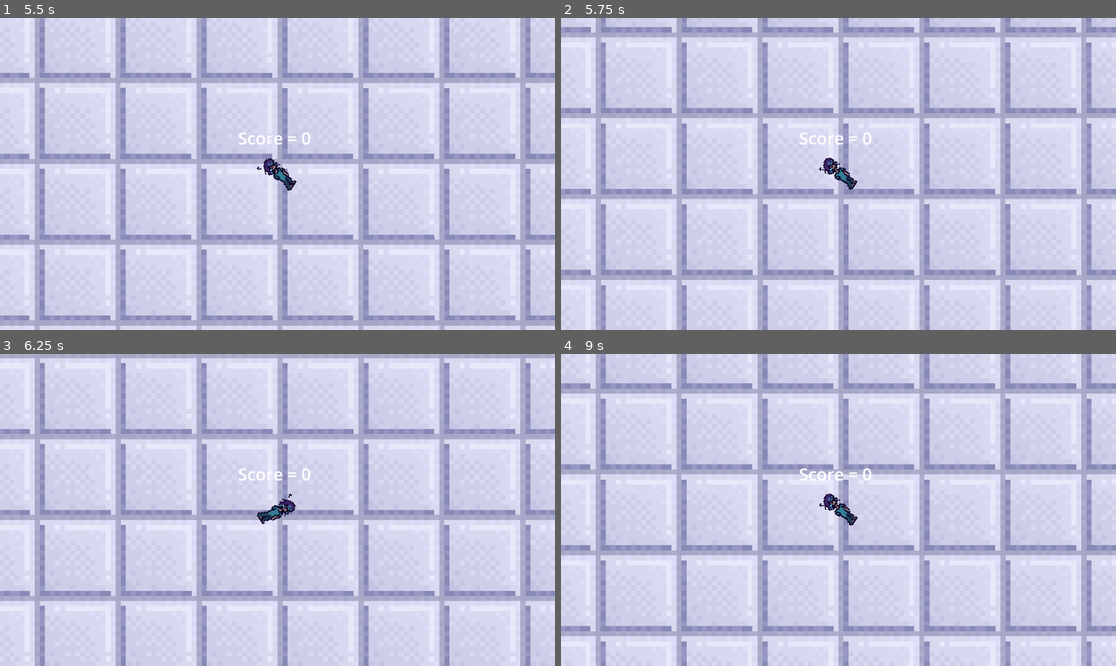
Above: before the commit, frames 1-4 (two rows, left to right).
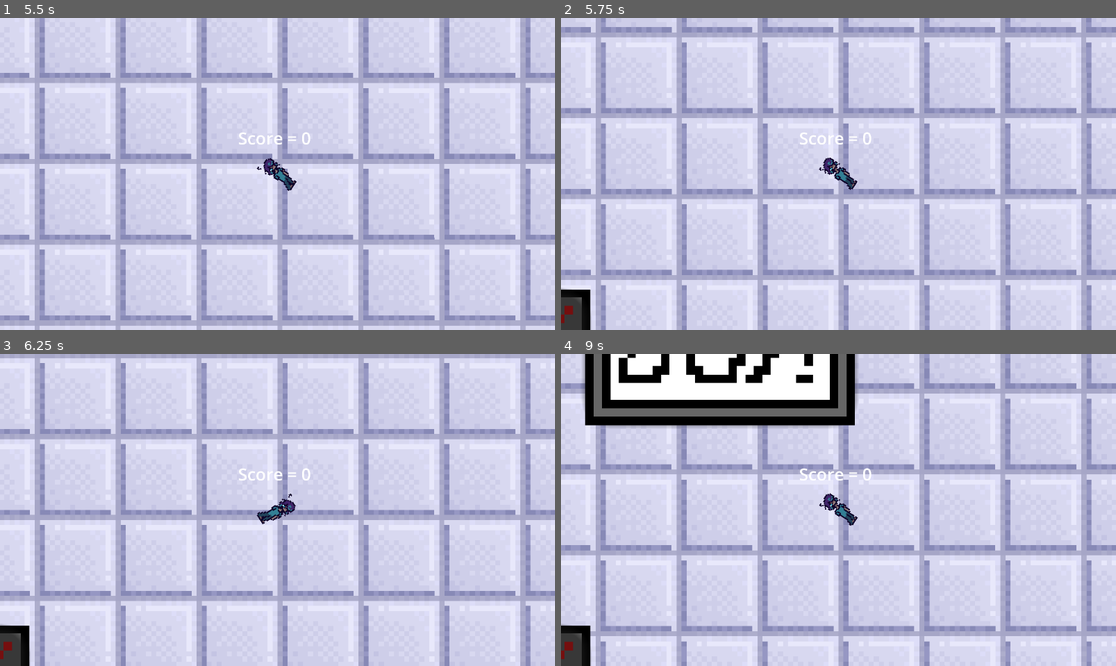
Above: after the commit, the same moments.

Repository: AryehJ-Phoenix/j
Game: Godot game, scene res://scenes/pro.tscn
The game is run twice, just before and just after one commit, with the same random seed, the same clock (stepped at 60 frames per second) and the same inputs. This scene is started directly instead of the project's main scene.
Inputs:
- Up to frame 1 (5.5 s): hold Right (ui_right) 0.53-1.28 s; hold Left (ui_left) 1.28-2.03 s; hold Right (ui_right) 2.03-3.53 s; hold Left (ui_left) from 3.53 s (still down)
- Up to frame 2 (5.75 s): keep holding Left (ui_left)
- Up to frame 3 (6.25 s): release Left (ui_left) at 5.78 s; hold Right (ui_right) from 5.78 s (still down)
- Up to frame 4 (9 s): release Right (ui_right) at 8.03 s; hold Left (ui_left) from 8.03 s (still down)

Frame 1 is identical in both runs. In frame 2, 0.7% of the frame differs, in the area x 0-6%, y 86-100%; in frame 3, 0.7%; in frame 4, 12%, in the area x 0-54%, y 0-100%.

Commit message:
need To fix redo system

Diff:
--- a/scenes/ads.tscn
+++ b/scenes/ads.tscn
@@ -1,8 +1,9 @@
-[gd_scene load_steps=21 format=3 uid="uid://c6uaac5lboj7h"]
+[gd_scene load_steps=23 format=3 uid="uid://c6uaac5lboj7h"]
 
 [ext_resource type="Script" path="res://scripts/ads.gd" id="1_5rphy"]
 [ext_resource type="Texture2D" uid="uid://w4i7ussseuwa" path="res://sprite/LilahAd.png" id="2_nnb6w"]
 [ext_resource type="Texture2D" uid="uid://ktiv7xk86bwg" path="res://sprite/denali.png" id="3_86ewe"]
+[ext_resource type="Texture2D" uid="uid://bch0efi5tqx7g" path="res://sprite/New Piskel-1.png-4.png" id="3_mmkq1"]
 [ext_resource type="Texture2D" uid="uid://r255dbk72fd" path="res://sprite/New Piskel-24.png" id="4_4hflt"]
 [ext_resource type="Texture2D" uid="uid://doju4ftr8mgbg" path="res://sprite/New Piskel-22.png" id="5_wuw2v"]
 
@@ -12,6 +13,11 @@
 
 [sub_resource type="SpriteFrames" id="SpriteFrames_hxjq7"]
 animations = [{
+"frames": [],
+"loop": true,
+"name": &"blank",
+"speed": 5.0
+}, {
 "frames": [{
 "duration": 1.0,
 "texture": SubResource("AtlasTexture_ulgsl")
@@ -19,12 +25,11 @@
 "loop": true,
 "name": &"lilah",
 "speed": 5.0
-}, {
-"frames": [],
-"loop": true,
-"name": &"new_animation",
-"speed": 5.0
 }]
+
+[sub_resource type="AtlasTexture" id="AtlasTexture_qo3ol"]
+atlas = ExtResource("3_mmkq1")
+region = Rect2(0, 0, 32, 32)
 
 [sub_resource type="AtlasTexture" id="AtlasTexture_ygbme"]
 atlas = ExtResource("3_86ewe")
@@ -34,15 +39,18 @@
 animations = [{
 "frames": [{
 "duration": 1.0,
+"texture": SubResource("AtlasTexture_qo3ol")
+}],
+"loop": true,
+"name": &"blank",
+"speed": 5.0
+}, {
+"frames": [{
+"duration": 1.0,
 "texture": SubResource("AtlasTexture_ygbme")
 }],
 "loop": true,
 "name": &"denali",
-"speed": 5.0
-}, {
-"frames": [],
-"loop": true,
-"name": &"new_animation",
 "speed": 5.0
 }]
 
@@ -88,6 +96,11 @@
 
 [sub_resource type="SpriteFrames" id="SpriteFrames_dbhnl"]
 animations = [{
+"frames": [],
+"loop": true,
+"name": &"blank",
+"speed": 5.0
+}, {
 "frames": [{
 "duration": 1.0,
 "texture": SubResource("AtlasTexture_7o44t")
@@ -135,11 +148,6 @@
 "name": &"dust",
 "speed": 4.0
 }, {
-"frames": [],
-"loop": true,
-"name": &"new_animation",
-"speed": 5.0
-}, {
 "frames": [{
 "duration": 1.0,
 "texture": SubResource("AtlasTexture_ga2i6")
@@ -162,20 +170,21 @@
 [node name="lilah" type="AnimatedSprite2D" parent="."]
 scale = Vector2(0.02, 0.02)
 sprite_frames = SubResource("SpriteFrames_hxjq7")
-animation = &"lilah"
-autoplay = "new_animation"
+animation = &"blank"
+autoplay = "blank"
 
 [node name="denali" type="AnimatedSprite2D" parent="."]
+texture_filter = 1
 scale = Vector2(0.03, 0.03)
 sprite_frames = SubResource("SpriteFrames_234if")
-animation = &"denali"
-autoplay = "new_animation"
+animation = &"blank"
+autoplay = "blank"
 
-[node name="AnimatedSprite2D" type="AnimatedSprite2D" parent="."]
+[node name="normal" type="AnimatedSprite2D" parent="."]
 texture_filter = 1
 sprite_frames = SubResource("SpriteFrames_dbhnl")
-animation = &"buy"
-autoplay = "new_animation"
+animation = &"blank"
+autoplay = "blank"
 
 [node name="Button" type="Button" parent="."]
 offset_left = 7.0
--- a/scenes/noob_vs_pro.tscn
+++ b/scenes/noob_vs_pro.tscn
@@ -1,8 +1,9 @@
-[gd_scene load_steps=5 format=3 uid="uid://bg7isu25bmtmh"]
+[gd_scene load_steps=6 format=3 uid="uid://bg7isu25bmtmh"]
 
 [ext_resource type="Script" path="res://scripts/noob_vs_pro.gd" id="1_l7mgf"]
 [ext_resource type="Texture2D" uid="uid://wp5ncebssa0r" path="res://sprite/noob.png" id="2_2tmis"]
 [ext_resource type="Texture2D" uid="uid://dh0y8q2q1kirc" path="res://sprite/pro.png" id="3_cvjp3"]
+[ext_resource type="Texture2D" uid="uid://d0w8t1muo8dgq" path="res://sprite/2025_03_20_0u4_Kleki.png" id="4_psoq6"]
 
 [sub_resource type="StyleBoxFlat" id="StyleBoxFlat_4w7ko"]
 bg_color = Color(0.364143, 0.330656, 0.411017, 1)
@@ -24,9 +25,9 @@
 texture_filter = 1
 layout_mode = 0
 offset_left = 8.0
-offset_top = -13.0
+offset_top = 5.0
 offset_right = 48.0
-offset_bottom = 11.0
+offset_bottom = 29.0
 icon = ExtResource("2_2tmis")
 icon_alignment = 1
 
@@ -34,13 +35,17 @@
 texture_filter = 1
 layout_mode = 0
 offset_left = -48.0
-offset_top = -13.0
+offset_top = 5.0
 offset_right = -8.0
-offset_bottom = 11.0
+offset_bottom = 29.0
 icon = ExtResource("3_cvjp3")
 
 [node name="Camera2D" type="Camera2D" parent="."]
-zoom = Vector2(7, 7)
+zoom = Vector2(30, 30)
+
+[node name="202503200u4Kleki" type="Sprite2D" parent="."]
+scale = Vector2(0.104651, 0.104651)
+texture = ExtResource("4_psoq6")
 
 [connection signal="pressed" from="Noob" to="." method="_on_noob_pressed"]
 [connection signal="pressed" from="Pro" to="." method="_on_pro_pressed"]
--- a/scripts/GameManager.gd
+++ b/scripts/GameManager.gd
@@ -9,11 +9,20 @@
 var noob_speed = 30
 var pro_speed = 45
 var card = null
+var redo = false
+var redo_timer
 
 func _ready() -> void:
 	timer = hit_timer
 
 func _process(delta: float) -> void:
+	if redo == true:
+		print("uh oh")
+		redo_timer = 0.1
+		redo_timer -= delta
+		if redo_timer < 0:
+			redo = false
+
 	timer -= delta
 	if score < 0:
 		get_tree().change_scene_to_file("res://scenes/debt.tscn")
--- a/scripts/ad_summon.gd
+++ b/scripts/ad_summon.gd
@@ -1,11 +1,13 @@
 extends Node2D
 
 var rng = RandomNumberGenerator.new()
+var x_position = 0
+var y_position = 0
 var timer
 var ads = preload("res://scenes/ads.tscn")
 
 func _ready() -> void:
-	timer = rng.randf_range(10.0,15.0)
+	timer = rng.randf_range(5.0,15.0)
 
 
 func _process(delta: float) -> void:
@@ -18,6 +20,10 @@
 func spawn():
 	timer = rng.randf_range(15.0,25.0)
 
+	x_position = rng.randf_range(-1000.0,1000.0)
+	y_position = rng.randf_range(-1000.0,1000.0)
+
 	var ad = ads.instantiate()
-	ad.position = position
+	ad.position.x = position.x + x_position
+	ad.position.y = position.y + y_position
 	get_parent().add_child(ad)
--- a/scripts/ads.gd
+++ b/scripts/ads.gd
@@ -1,18 +1,27 @@
 extends Node2D
 
-@onready var sprite: AnimatedSprite2D = $AnimatedSprite2D
+@onready var sprite: AnimatedSprite2D = $normal
 @onready var denali: AnimatedSprite2D = $denali
 @onready var lilah: AnimatedSprite2D = $lilah
 
-
+var ads = preload("res://scenes/ads.tscn")
 var rng = RandomNumberGenerator.new()
 var number
 
 func _ready() -> void:
 	number = rng.randi_range(1.0,25.0)
 
-# Called every frame. 'delta' is the elapsed time since the previous frame.
+
+
 func _process(delta: float) -> void:
+	if GameManager.redo == true:
+		redo()
+
+	if GameManager.skill == "noob":
+		scale = Vector2(50, 50)
+	if GameManager.skill == "pro":
+		scale = Vector2(75, 75)
+
 	if number in [2, 3, 4]:
 		number = 1
 	if number in [6, 7, 8]:
@@ -28,18 +37,36 @@
 
 	if number == 1:
 		sprite.play("buy")
+		denali.play("blank")
+		lilah.play("blank")
 	if number == 5:
 		sprite.play("cheese")
+		denali.play("blank")
+		lilah.play("blank")
 	if number == 9:
 		sprite.play("crypto")
+		denali.play("blank")
+		lilah.play("blank")
 	if number == 13:
 		denali.play("denali")
+		sprite.play("blank")
+		lilah.play("blank")
 	if number == 17:
 		sprite.play("dust")
+		denali.play("blank")
+		lilah.play("blank")
 	if number == 21:
 		sprite.play("save her")
+		denali.play("blank")
+		lilah.play("blank")
 	if number == 25:
 		lilah.play("lilah")
+		denali.play("blank")
+		sprite.play("blank")
+
+
+	if position.y < -2000:
+		position.y = -2000
 
 
 func _on_button_pressed() -> void:
@@ -49,3 +76,11 @@
 func _on_lose_pressed() -> void:
 	GameManager.card = 4
 	get_tree().change_scene_to_file("res://scenes/credit_card.tscn")
+
+func redo():
+	print("REDOING THSI SHIT")
+	var ad = ads.instantiate()
+	ad.position.x = position.x
+	ad.position.y = position.y
+	get_parent().add_child(ad)
+	queue_free()
--- a/scripts/gate+.gd
+++ b/scripts/gate+.gd
@@ -7,10 +7,9 @@
 
 func _ready() -> void:
 	number = rng.randi_range(1.0,5.0)
-	print(number)
 
 
-# Called every frame. 'delta' is the elapsed time since the previous frame.
+
 func _process(delta: float) -> void:
 
 
--- a/scripts/gate-.gd
+++ b/scripts/gate-.gd
@@ -7,7 +7,6 @@
 
 func _ready() -> void:
 	number = rng.randi_range(1.0,5.0)
-	print(number)
 
 
 # Called every frame. 'delta' is the elapsed time since the previous frame.
--- a/scripts/gate÷.gd
+++ b/scripts/gate÷.gd
@@ -7,7 +7,6 @@
 
 func _ready() -> void:
 	number = rng.randi_range(1.0,6.0)
-	print(number)
 
 
 # Called every frame. 'delta' is the elapsed time since the previous frame.
--- a/scripts/gate•.gd
+++ b/scripts/gate•.gd
@@ -7,7 +7,6 @@
 
 func _ready() -> void:
 	number = rng.randi_range(0,6)
-	print(number)
 
 
 # Called every frame. 'delta' is the elapsed time since the previous frame.
--- a/scripts/spawner.gd
+++ b/scripts/spawner.gd
@@ -53,3 +53,5 @@
 	gate.position = position
 	get_parent().add_child(gate)
 	timer = time
+
+	GameManager.redo == true
Binary file added: sprite/2025_03_20_0u4_Kleki.png
Not shown, added: sprite/2025_03_20_0u4_Kleki.png.import
Binary file added: sprite/New Piskel-1.png-4-2.png
Not shown, added: sprite/New Piskel-1.png-4-2.png.import
Binary file added: sprite/New Piskel-1.png-4.png
Not shown, added: sprite/New Piskel-1.png-4.png.import
